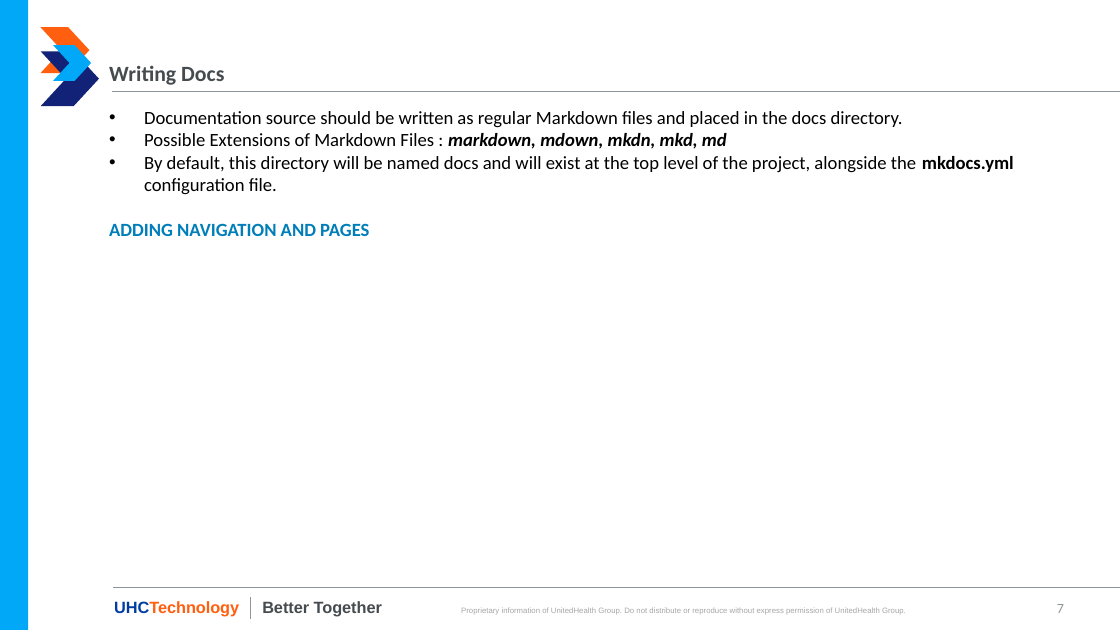
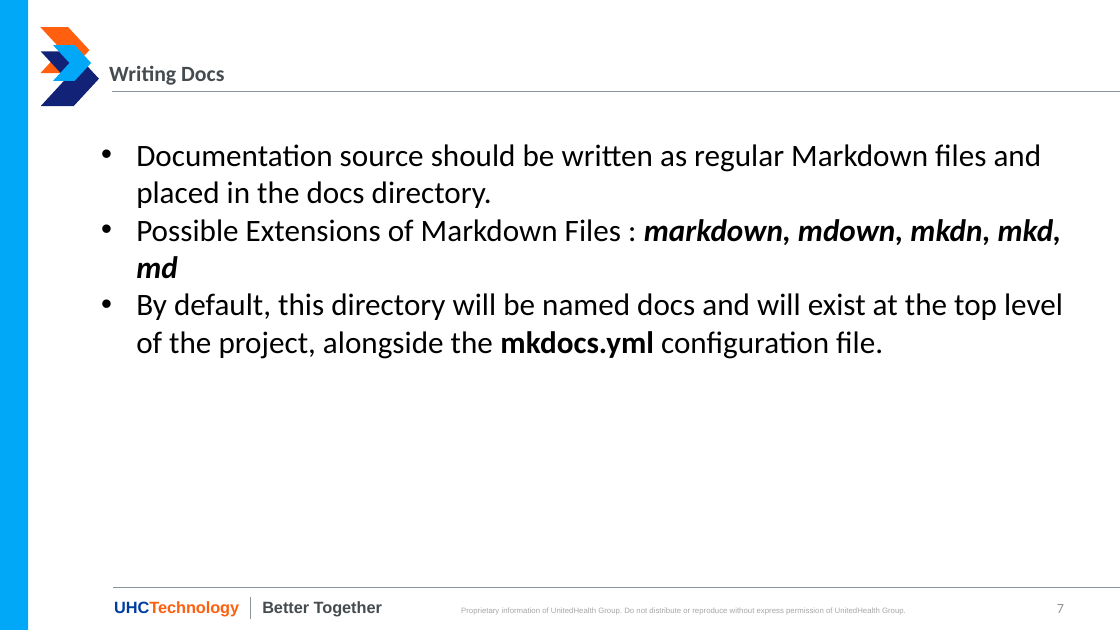
Before and after one commit to avishekhsinhaRepo/Docs, a slide deck: slide 7 of Sessions/MarkDown & MkDocs.pptx. Drawn at 1120x630 pixels with LibreOffice and Linux fonts; fonts in the diff are those of the drawing; background and template pictures are left out. Boxes give left, top, right and bottom in pixels: in the first picture for what was removed or moved away, otherwise in the second. Text is boxed around its words. In the diff, an @@ line names an element or a change of style, - is before the commit and + after.

```diff
--- a/Sessions/MarkDown & MkDocs.pptx
+++ b/Sessions/MarkDown & MkDocs.pptx
@@ text "Documentation source should be written ..." moved from (x1=109, y1=111, x2=1014, y2=236) to (x1=136, y1=144, x2=1063, y2=359) @@
@@ text "Documentation source should be written ..." at (x1=136, y1=144, x2=1063, y2=359): size 12 to 20 pt @@
@@ text at (x1=109, y1=223, x2=369, y2=236): paragraph removed @@
-ADDING NAVIGATION AND PAGES
```
Also in this commit, not shown: 1 other slide changed, 3 other files.
